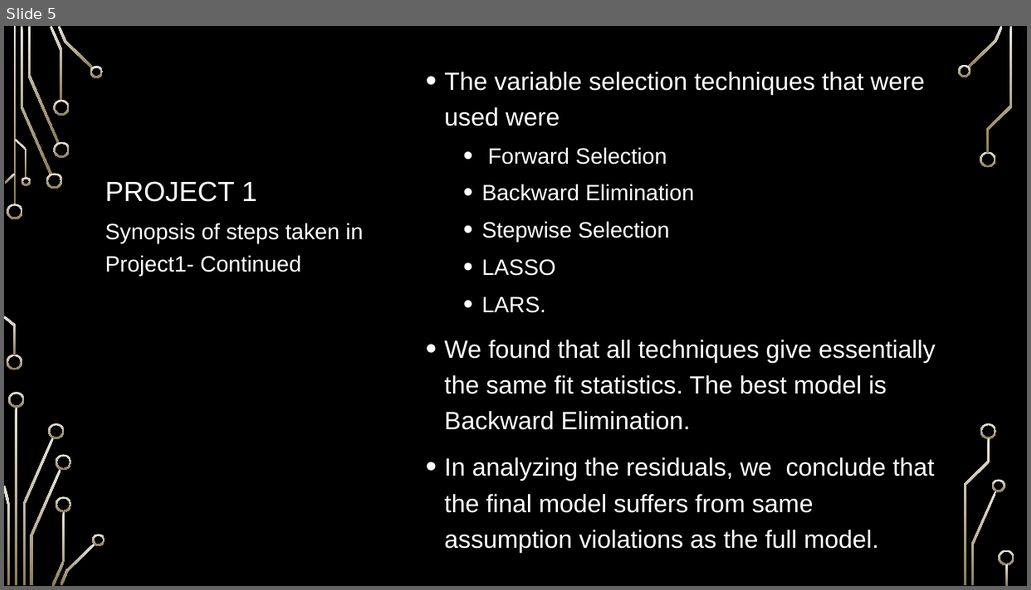
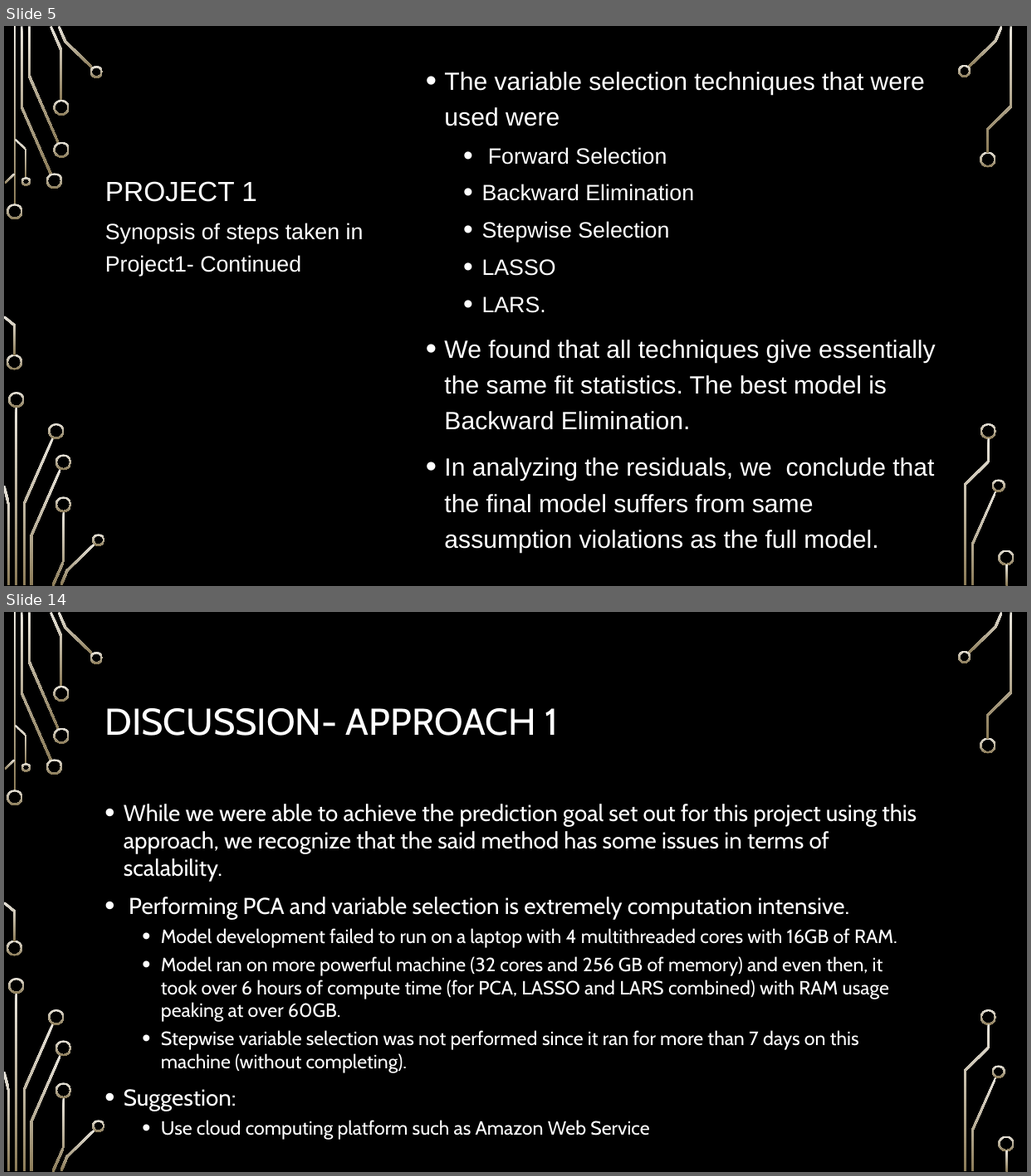
Before and after one commit to ngupta23/PredictingPerformanceIntegratedCircuits, a slide deck: Presentation/MSDS6372_Project2_Presentation.pptx. Shown one above the other, each under a label of ours: slide 5 before the commit, slides 5 and 14 after it; the slides between them are not shown. The pictures are 1031x590 and 1031x1176 pixels, drawn with LibreOffice and Linux fonts; fonts in the diff are those of the drawing; background and template pictures are left out. Boxes give left, top, right and bottom in pixels: in the first picture for what was removed or moved away, otherwise in the second. Text is boxed around its words. In the diff, an @@ line names an element or a change of style, - is before the commit and + after.

Commit message:
Update MSDS6372_Project2_Presentation.pptx
presntation update

```diff
--- a/Presentation/MSDS6372_Project2_Presentation.pptx
+++ b/Presentation/MSDS6372_Project2_Presentation.pptx
@@ slide 14 added at (4, 612, 1027, 1172), background picture (left out); not listed: 36 template elements that a slide beside it also shows @@
@@ title added at (104, 708, 558, 736), 53.9 pt, text #FFFFFF @@
+DISCUSSION- APPROACH 1
@@ text added at (124, 804, 916, 1112), 27.7 pt, text #FFFFFF @@
+• While we were able to achieve the prediction goal set out for this project using this approach, we recognize that the said method has some issues in terms of scalability.
+• Performing PCA and variable selection is extremely computation intensive.
+  • Model development failed to run on a laptop with 4 multithreaded cores with 16GB of RAM.
+  • Model ran on more powerful machine (32 cores and 256 GB of memory) and even then, it took over 6 hours of compute time (for PCA, LASSO and LARS combined) with RAM usage peaking at over 60GB.
+  • Stepwise variable selection was not performed since it ran for more than 7 days on this machine (without completing).
+• Suggestion:
+  • Use cloud computing platform such as Amazon Web Service
```
Also in this commit, not shown: 2 slides changed, 9 other slides added, 1 slide removed.
